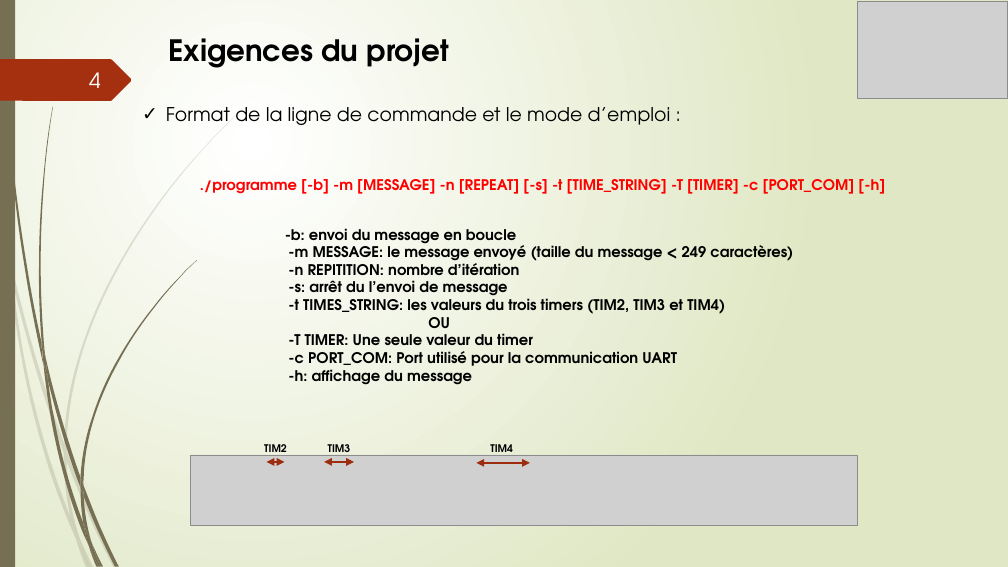
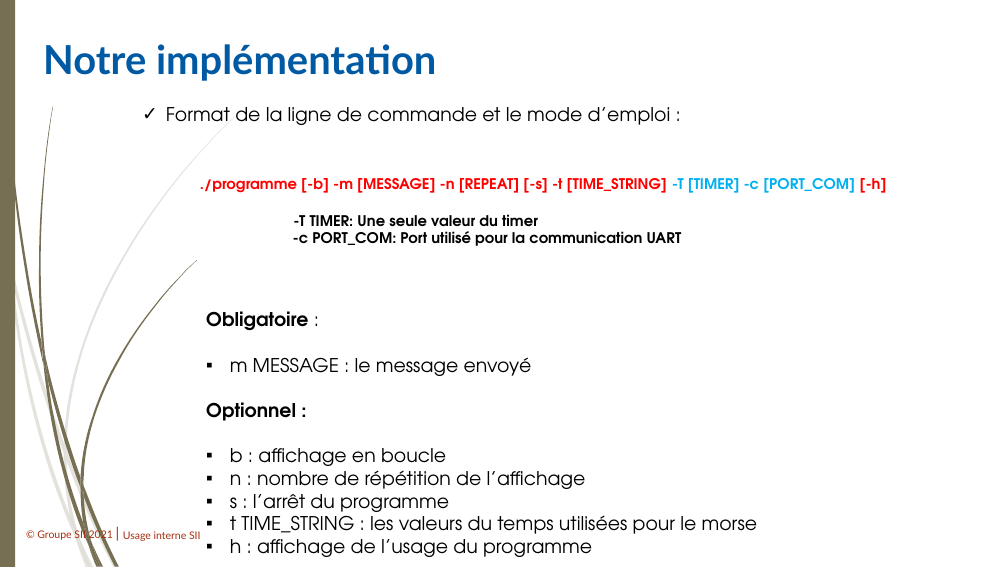
Before and after one commit to FufuAkuseru/TP-morse, a slide deck: slide 7 of Projet Morse.pptx (slide 4 before the commit). Drawn at 1008x567 pixels with LibreOffice and Linux fonts; fonts in the diff are those of the drawing; grey boxes stand for pictures; background and template pictures are left out. Boxes give left, top, right and bottom in pixels: in the first picture for what was removed or moved away, otherwise in the second. Text is boxed around its words. In the diff, an @@ line names an element or a change of style, - is before the commit and + after.

```diff
--- a/Projet Morse.pptx
+++ b/Projet Morse.pptx
@@ background gradient #FFFFFF to #DFE8C4 to #FFFFFF @@
@@ picture removed at box(858, 1, 1007, 98) @@
@@ freeform shape removed at box(0, 59, 132, 101) @@
@@ text added at box(43, 44, 436, 81), 38 pt, text #0059A3, bold @@
+Notre implémentation
@@ text removed at box(168, 38, 449, 68) @@
-Exigences du projet
@@ page number removed at box(89, 72, 101, 88) @@
-4
@@ text at box(200, 178, 887, 233): text colour #FF0000 to #00B0F0 in "-T [TIMER] -c [PORT_COM]"; list level 4 to 1 in "-T TIMER: Une seule valeur ..." @@
@@ text at box(285, 228, 793, 335): paragraphs removed @@
-      -b: envoi du message en boucle
-      -m MESSAGE: le message envoyé (taille du message < 249 caractères)
-      -n REPITITION: nombre d’itération
-      -s: arrêt du l’envoi de message
-      -t TIMES_STRING: les valeurs du trois timers (TIM2, TIM3 et TIM4)
-      OU
@@ text added at box(206, 311, 758, 557), 18 pt, text #000000 @@
+Obligatoire :
+▪ m MESSAGE : le message envoyé
+Optionnel :
+▪ b : affichage en boucle
+▪ n : nombre de répétition de l’affichage
+▪ s : l’arrêt du programme
+▪ t TIME_STRING : les valeurs du temps utilisées pour le morse
+▪ h : affichage de l’usage du programme
@@ text at box(288, 369, 472, 385): paragraph removed @@
-      -h: affichage du message
@@ text removed at box(264, 444, 287, 456) @@
-TIM2
@@ text removed at box(328, 444, 351, 456) @@
-TIM3
@@ text removed at box(490, 444, 513, 456) @@
-TIM4
@@ picture removed at box(191, 455, 858, 526) @@
@@ double arrow removed from (267, 462) to (284, 462) @@
@@ double arrow removed from (324, 462) to (354, 462) @@
@@ double arrow removed from (476, 463) to (530, 463) @@
@@ text added at box(37, 529, 113, 541), 10 pt, text #A53010 @@
+© Groupe SII 2021 |
@@ text added at box(123, 531, 201, 541), 10 pt, text #A53010 @@
+Usage interne SII
```
Also in this commit, not shown: 4 other slides changed, 4 slides added.
